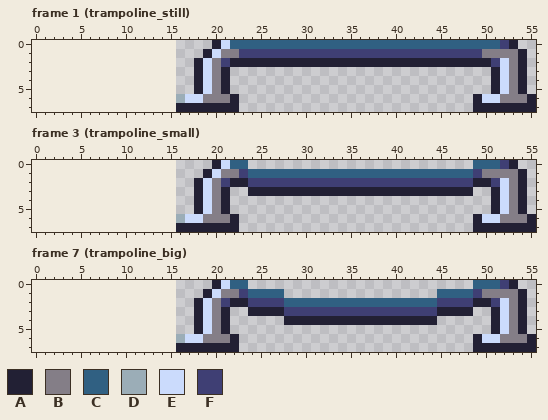
A pixel-art file gets an edit: game-android/assets/animation/trampoline.ase. The picture above is the old version.
40x8 pixels, 9 frames. Shown: frame 1 (trampoline_still), frame 3 (trampoline_small), frame 7 (trampoline_big). The old version is drawn lined up with the new one, on the new canvas. The commit also changed other frames, which this record leaves out.
Palette (. is transparent): A #222034  B #847e87  C #306082  D #9badb7  E #cbdbfc  F #3f3f74
Pixels before, frame 1 (trampoline_still), first column x 16:
0 ....AECCCCCCCCCCCCCCCCCCCCCCCCCCCCCCFA..
1 ...AEBBFFFFFFFFFFFFFFFFFFFFFFFFFFFBBBBA.
2 ..AEBFAAAAAAAAAAAAAAAAAAAAAAAAAAAAAFEBA.
3 ..AEBA.............................AEBA.
4 ..AEBA.............................AEBA.
5 ..AEBA.............................AEBA.
6 DEEBBBA..........................AEEBBBA
7 AAAAAAA..........................AAAAAAA
Pixels before, frame 3 (trampoline_small), first column x 16:
0 ....AECC.........................CCCFA..
1 ...AEBBFCCCCCCCCCCCCCCCCCCCCCCCCCFBBBBA.
2 ..AEBFAAFFFFFFFFFFFFFFFFFFFFFFFFFAAFEBA.
3 ..AEBA..AAAAAAAAAAAAAAAAAAAAAAAAA..AEBA.
4 ..AEBA.............................AEBA.
5 ..AEBA.............................AEBA.
6 DEEBBBA..........................AEEBBBA
7 AAAAAAA..........................AAAAAAA
Pixels before, frame 7 (trampoline_big), first column x 16:
0 ....AECC.........................CCCFA..
1 ...AEBBFCCCC.................CCCCFBBBBA.
2 ..AEBFAAFFFFCCCCCCCCCCCCCCCCCFFFFAAFEBA.
3 ..AEBA..AAAAFFFFFFFFFFFFFFFFFAAAA..AEBA.
4 ..AEBA......AAAAAAAAAAAAAAAAA......AEBA.
5 ..AEBA.............................AEBA.
6 DEEBBBA..........................AEEBBBA
7 AAAAAAA..........................AAAAAAA
New version:
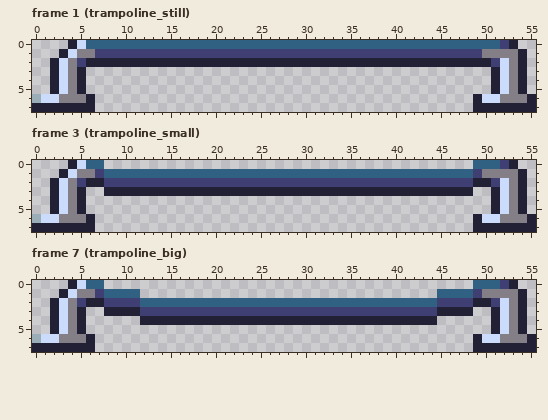
From the commit log: Fixed trampoline with and landing detection.
The exact change:
canvas 40x8 -> 56x8, the old top-left corner now at 16,0
Changed rows in their new state; - is an unchanged pixel.
Frame 1 (trampoline_still):
first column x 0:
0 ----AECCCCCCCCCCCCCCCC-
1 ---AEBBFFFFFFFFFFFFFFFF
2 --AEBFAAAAAAAAAAAA-AAA-
3 --AEBA------------....-
4 --AEBA------------....-
5 --AEBA------------....-
6 DEEBBBA---------.......
7 AAAAAAA---------.......
Frame 3 (trampoline_small):
first column x 0:
0 ----AECC------------....
1 ---AEBBFCCCCCCCCCCCCCCCC
2 --AEBFAAFFFFFFFFFFFFF-FF
3 --AEBA--AAAAAAAAAA-AA-AA
4 --AEBA------------....--
5 --AEBA------------....--
6 DEEBBBA---------.......-
7 AAAAAAA---------.......-
Frame 7 (trampoline_big):
first column x 0:
0 ----AECC------------....----
1 ---AEBBFCCCC-------.........
2 --AEBFAAFFFFCCCCCCCCCCCCCCCC
3 --AEBA--AAAAFFFFFFFFFFFFFFFF
4 --AEBA------AAAAAA-AA-AAAAAA
5 --AEBA------------....------
6 DEEBBBA---------.......-----
7 AAAAAAA---------.......-----
Boxes around the changes in both pictures, in picture pixels (x1, y1, x2, y2):
changed: (32, 40, 239, 112)
changed: (32, 160, 248, 232)
changed: (32, 280, 284, 352)
